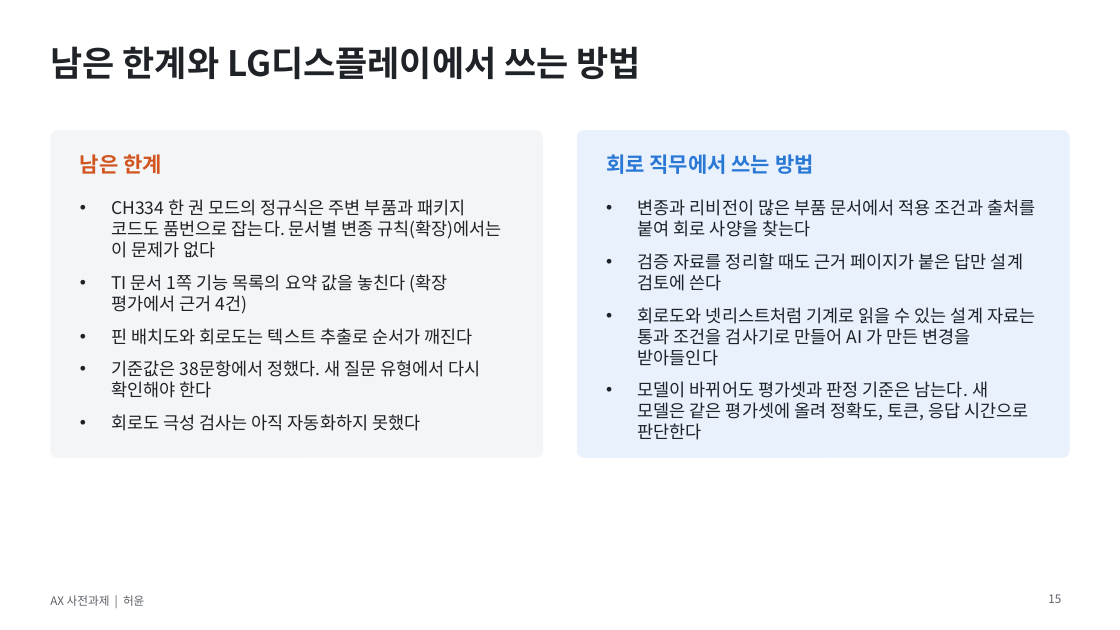
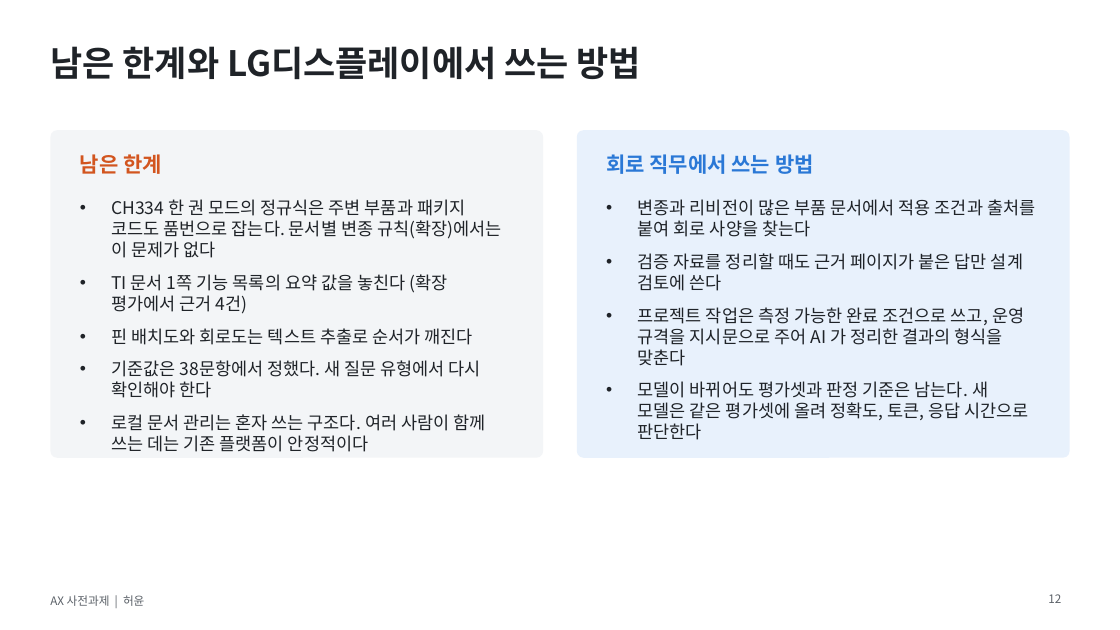
Before and after one commit to hwy-10/lgd-ax-portfolio, a slide deck: slide 12 of 발표자료.pptx (slide 15 before the commit). Drawn at 1120x630 pixels with LibreOffice and Linux fonts; fonts in the diff are those of the drawing. Boxes give left, top, right and bottom in pixels: in the first picture for what was removed or moved away, otherwise in the second. Text is boxed around its words. In the diff, an @@ line names an element or a change of style, - is before the commit and + after.

```diff
--- a/발표자료.pptx
+++ b/발표자료.pptx
@@ text at (x1=638, y1=307, x2=1024, y2=366): text changed @@
-• 회로도와 넷리스트처럼 기계로 읽을 수 있는 설계 자료는 통과 조건을 검사기로 만들어 AI 가 만든 변경을 받아들인다
+• 프로젝트 작업은 측정 가능한 완료 조건으로 쓰고, 운영 규격을 지시문으로 주어 AI 가 정리한 결과의 형식을 맞춘다
@@ text at (x1=111, y1=414, x2=485, y2=452): text changed @@
-• 회로도 극성 검사는 아직 자동화하지 못했다
+• 로컬 문서 관리는 혼자 쓰는 구조다. 여러 사람이 함께 쓰는 데는 기존 플랫폼이 안정적이다
@@ page number at (x1=1048, y1=594, x2=1061, y2=603): text changed @@
-15
+12
```
Also in this commit, not shown: 4 other slides changed, 1 slide added, 18 slides removed, 3 other files.
